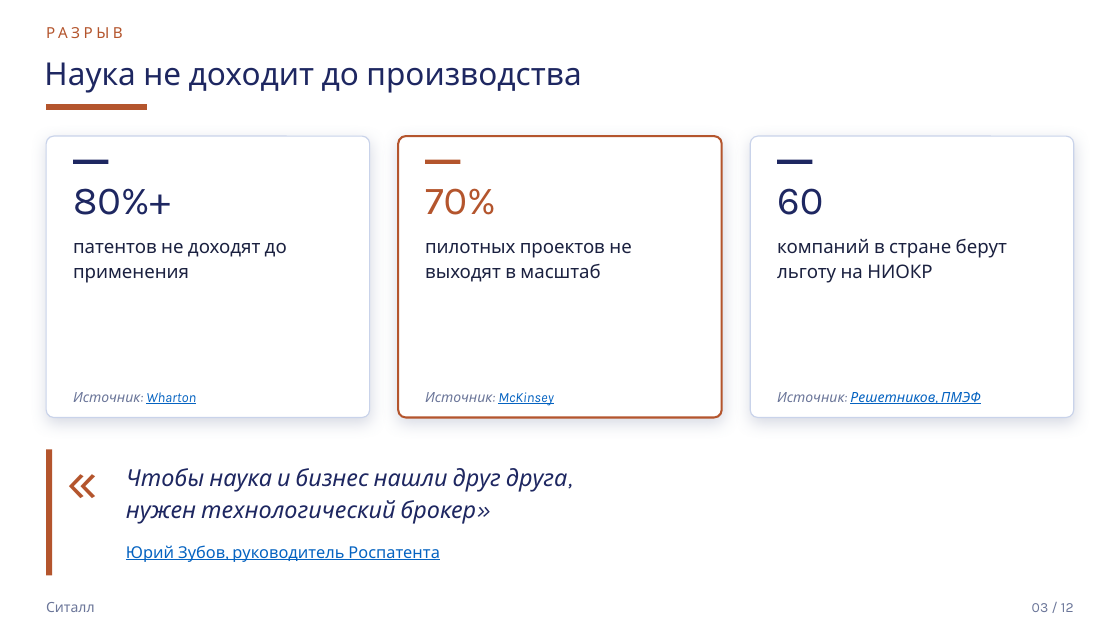
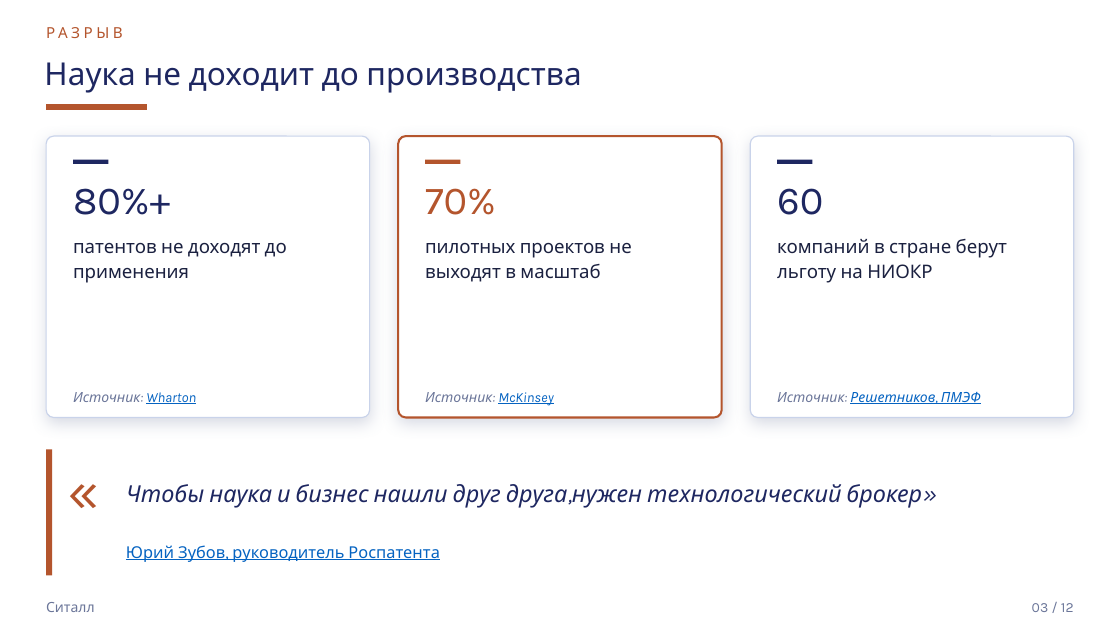
Before and after one commit to mrflxxxme/techmost-scout, a slide deck: slide 3 of marketing/partners/sitall-deck-partner.pptx. Drawn at 1120x630 pixels with LibreOffice and Linux fonts; fonts in the diff are those of the drawing. Boxes give left, top, right and bottom in pixels: in the first picture for what was removed or moved away, otherwise in the second. Text is boxed around its words. In the diff, an @@ line names an element or a change of style, - is before the commit and + after.

```diff
--- a/marketing/partners/sitall-deck-partner.pptx
+++ b/marketing/partners/sitall-deck-partner.pptx
@@ text "«": place and size @@
-text "«" at box(66, 441, 125, 517)
+text "«" at box(67, 452, 126, 528)
@@ text at box(126, 484, 923, 508): text changed @@
-Чтобы наука и бизнес нашли друг друга,
-нужен технологический брокер»
+Чтобы наука и бизнес нашли друг друга,нужен технологический брокер»
```
Also in this commit, not shown: 7 other slides changed, 1 slide removed, 3 other files.
